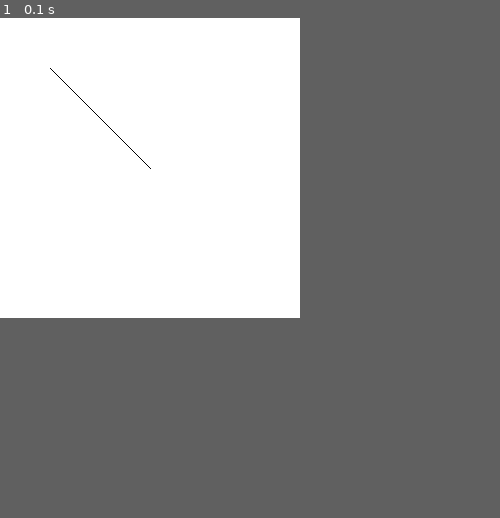
Above: before the commit, frame 1.
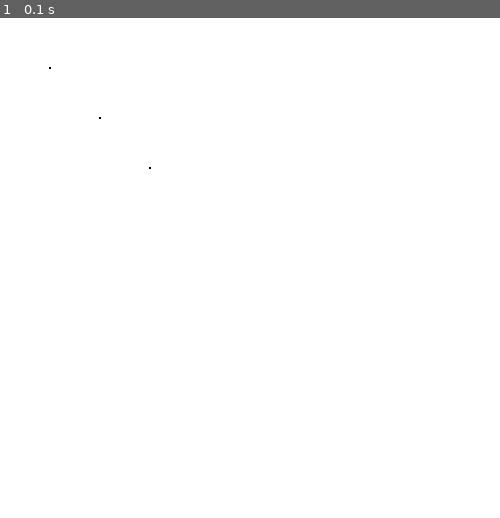
Above: after the commit, the same moment.

Repository: weth767/pycgeo
Game: pygame game, started from main.py
Same seed, same stepped clock (60 frames per second), same inputs: the game is played once before the commit and once after it.
Inputs:
- Up to frame 1 (0.1 s): no input
The window is 300x300 before the commit and 500x500 after it. Grey fills any space a smaller window leaves; there, only what the larger window draws over its background counts as a difference.

The runs differ from the first frame. In frame 1, less than 0.1% of the frame differs, in the area x 9-31%, y 9-31%.

Commit message:
Ajuste no modulo de desenho

Diff:
--- a/directives/curve.py
+++ b/directives/curve.py
@@ -32,7 +32,6 @@
                 self._usePoints = True
                 return
             if len(segments) == 2:
-                print(len(segments))
                 self.seg1: Segment = segments[0]
                 self.seg2: Segment = segments[1]
                 self._useSegments = True
@@ -50,12 +49,3 @@
 
     def show(self):
         self._verifyRules()
-        while True:
-            for event in pygame.event.get():
-                if event.type == pygame.QUIT:
-                    pygame.quit()
-                    sys.exit()
-            self.screen.fill((255, 255, 255))
-            pygame.draw.line(self.screen, (0, 0, 0), (self.a.x, self.a.y), (self.b.x, self.b.y))
-            pygame.draw.line(self.screen, (0, 0, 0), (self.b.x, self.b.y), (self.c.x, self.c.y))
-            pygame.display.update()
--- a/directives/point.py
+++ b/directives/point.py
@@ -1,4 +1,6 @@
 import math
+
+from resources.canvas import Canvas
 
 
 class Point:
@@ -70,6 +72,3 @@
         if self.z is None:
             return Point(x=(self.x * value), y=(self.y * value))
         return Point(x=(self.x * value), y=(self.y * value), z=(self.z * value))
-
-    def show(self):
-        raise NotImplementedError("Need to override and implement this method with your favorite graphics library")
--- a/directives/segment.py
+++ b/directives/segment.py
@@ -7,6 +7,3 @@
     def __init__(self, a: Point, b: Point):
         self.a = a
         self.b = b
-
-    def is_connect(self, s: "Segment"):
-        return self.a.__eq__(s.a) or self.a.__eq__(s.b) or self.b.__eq__(s.a) or self.b.__eq__(s.b)
--- a/main.py
+++ b/main.py
@@ -1,6 +1,3 @@
-import pygame
-
-from directives.curve import Curve
 from directives.point import Point
 from resources.pygamecanvas import PygameCanvas
 
@@ -9,11 +6,8 @@
     apoint = Point(x=100, y=100)
     bpoint = Point(x=150, y=150)
     cpoint = Point(x=50, y=50)
-    pygame.init()
-
-    canvas = pygame.display.set_mode((300, 300))
-    c = Curve(points=[apoint, bpoint, cpoint], segments=[], canvas=canvas)
-    c.show()
+    canvas = PygameCanvas(width=500, height=500)
+    canvas.draw(points=[apoint, bpoint, cpoint])
 
 
 if __name__ == '__main__':
--- a/resources/pygamecanvas.py
+++ b/resources/pygamecanvas.py
@@ -17,13 +17,15 @@
         self.h = kwargs.get('height') if kwargs.get('height') is not None else 500
         if self.w is None or self.h is None:
             print(Messages.CV_MS01)
-        self.screen = pygame.display.set_mode(self.w, self.h)
+        self.screen = pygame.display.set_mode((self.w, self.h))
 
     def draw(self, **kwargs):
         self.screen = kwargs.get('screen') if kwargs.get('screen') is not None else self.screen
         points = kwargs.get('points') if kwargs.get('points') is not None else []
         color = kwargs.get('color') if kwargs.get('color') is not None else (0, 0, 0)
-        background_color = kwargs.get('background_color') if kwargs.get('background_color') is not None else (255, 255, 255)
+        background_color = kwargs.get('background_color') if kwargs.get('background_color') is not None else \
+            (255, 255, 255)
+        pygame.display.set_caption('Canvas')
         while True:
             for event in pygame.event.get():
                 if event.type == pygame.QUIT:
@@ -31,5 +33,5 @@
                     sys.exit()
             self.screen.fill(background_color)
             for point in points:
-                pygame.draw.circle(self.screen, color, (point.x, point.y))
+                pygame.draw.circle(self.screen, color, (point.x, point.y), 1, 1)
             pygame.display.update()
